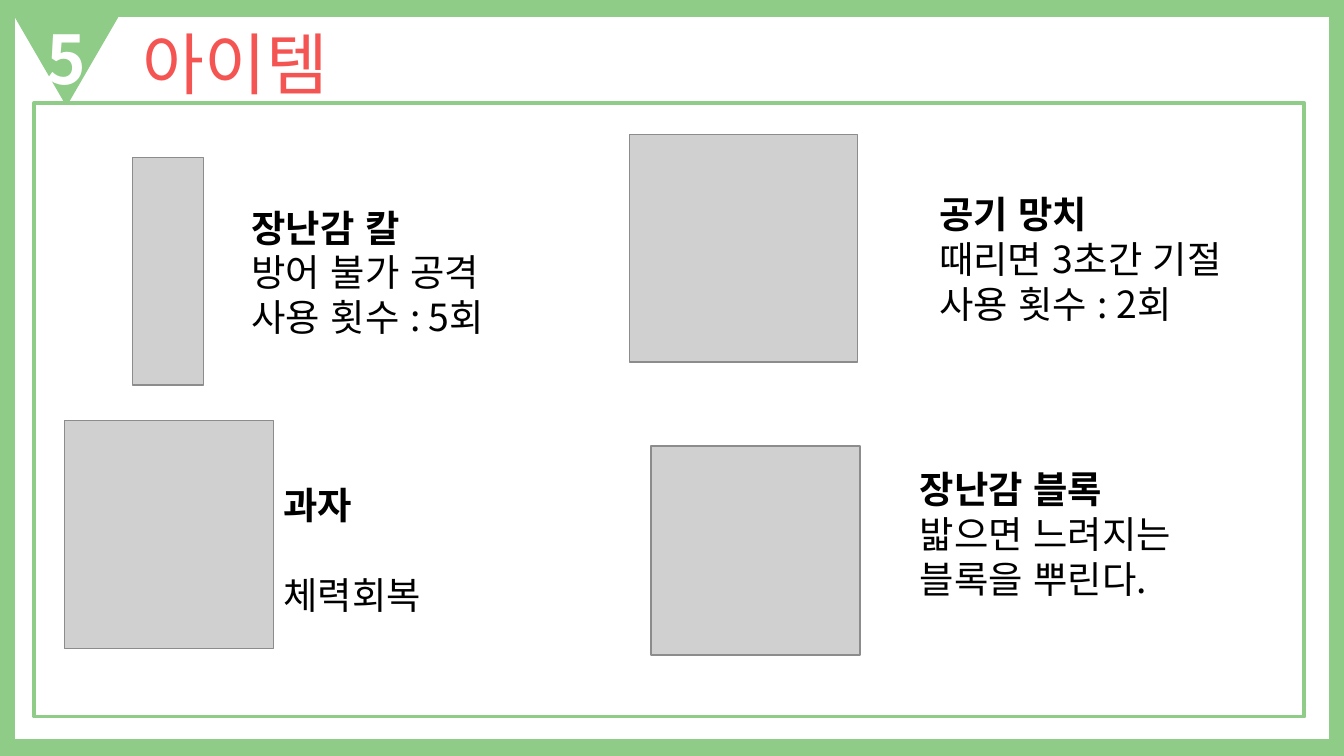
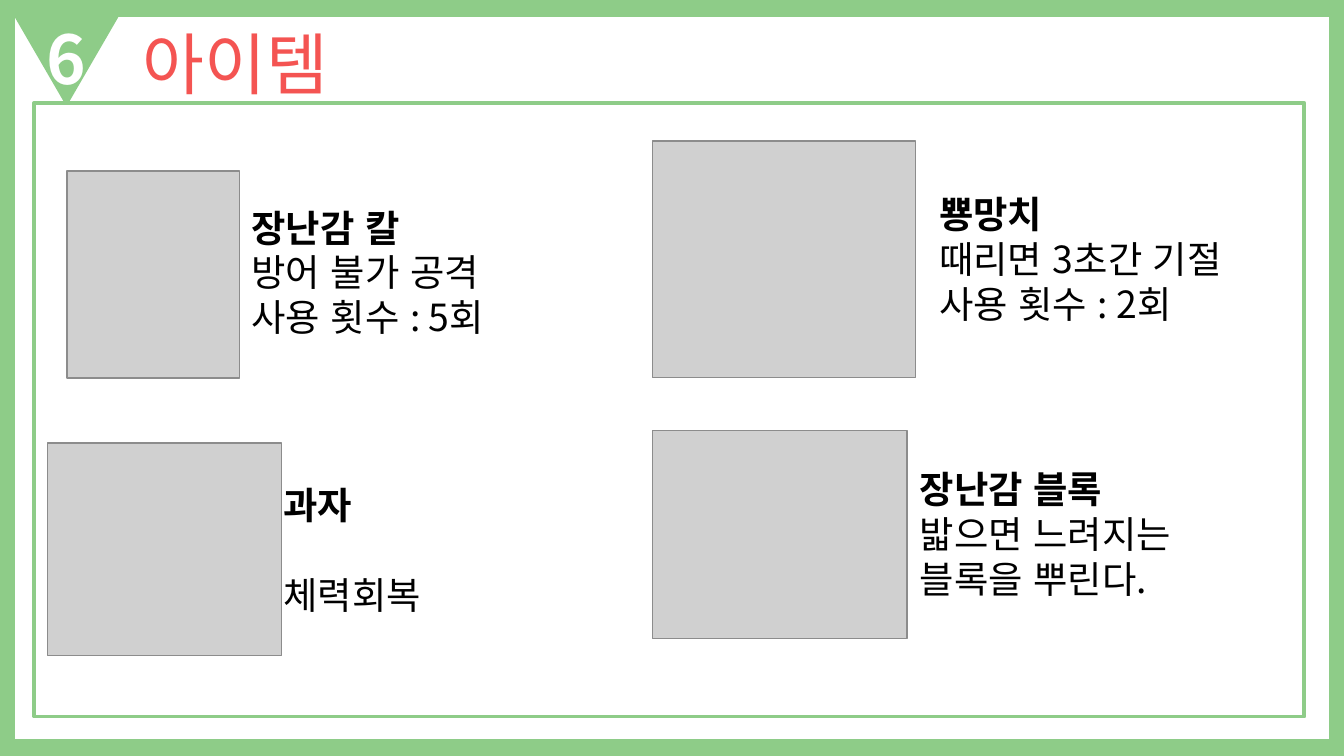
Before and after one commit to Celesta129/TeamProject, a slide deck: slide 8 of Documents/King of Playground 기획 발표자료.pptx. Drawn at 1344x756 pixels with LibreOffice and Linux fonts; fonts in the diff are those of the drawing; grey boxes stand for pictures. Boxes give left, top, right and bottom in pixels: in the first picture for what was removed or moved away, otherwise in the second. Text is boxed around its words. In the diff, an @@ line names an element or a change of style, - is before the commit and + after.

```diff
--- a/Documents/King of Playground 기획 발표자료.pptx
+++ b/Documents/King of Playground 기획 발표자료.pptx
@@ text at bbox=[46, 33, 86, 101]: text changed @@
-5
+6
@@ picture: place and size @@
-picture at bbox=[630, 134, 857, 362]
+picture at bbox=[652, 141, 915, 378]
@@ picture added at bbox=[67, 171, 239, 378] @@
@@ picture removed at bbox=[133, 157, 204, 384] @@
@@ text at bbox=[939, 196, 1042, 232]: text changed @@
-공기 망치
+뿅망치
@@ picture: place and size @@
-picture at bbox=[65, 421, 273, 649]
+picture at bbox=[47, 444, 281, 656]
@@ picture: place and size @@
-picture at bbox=[650, 446, 859, 655]
+picture at bbox=[652, 430, 906, 638]
```
Also in this commit, not shown: 16 other slides changed, 2 other files.
